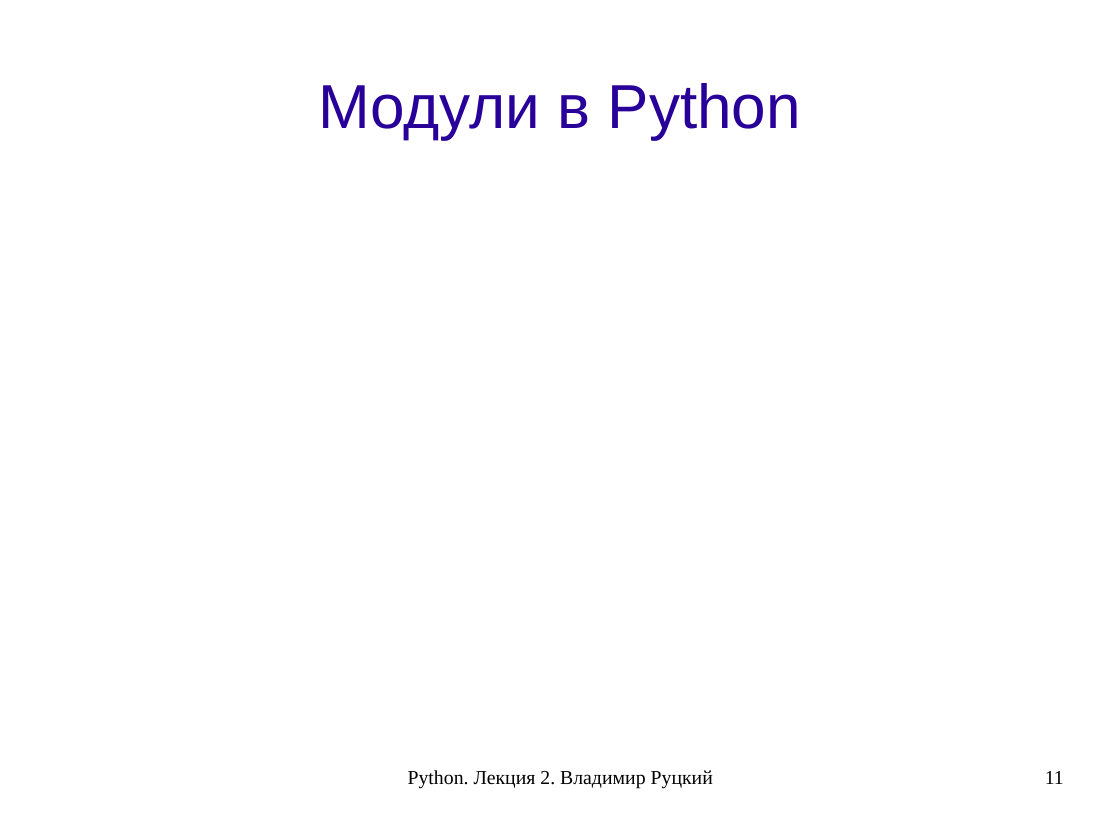
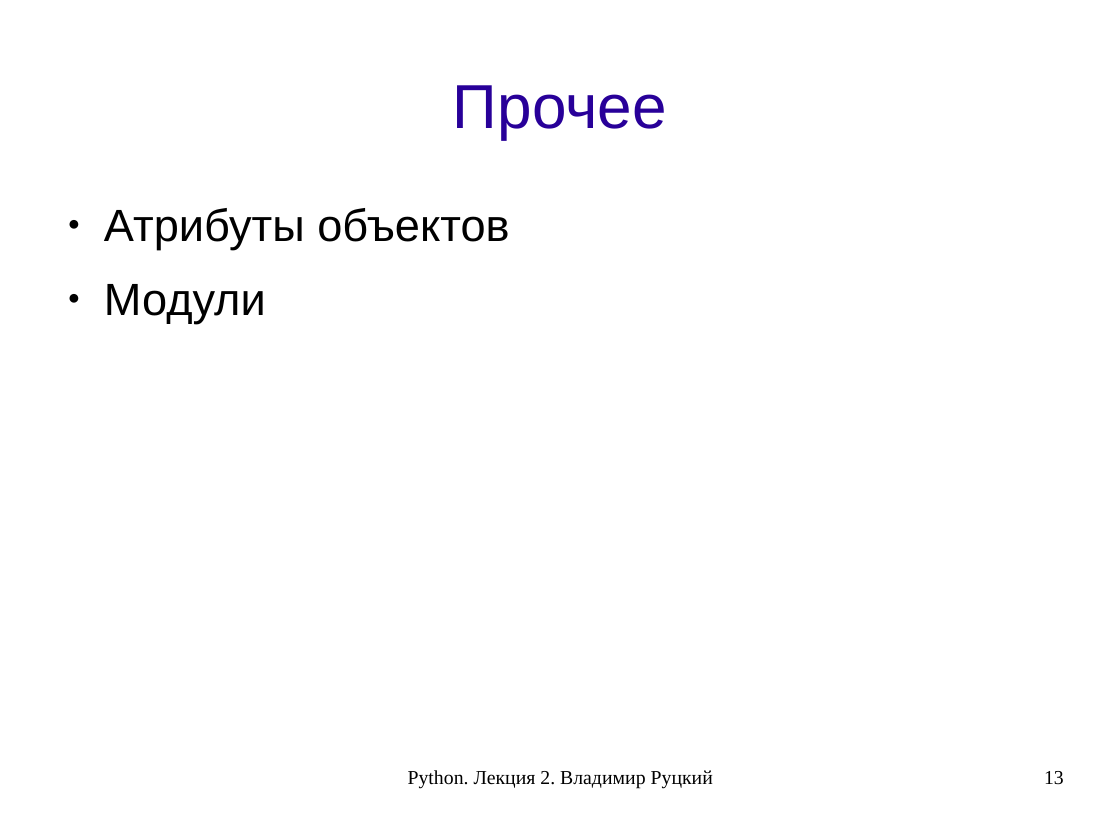
Before and after one commit to rutsky/python-course, a slide deck: slide 13 of 01_classes_modules.odp (slide 11 before the commit). Drawn at 1120x840 pixels with LibreOffice and Linux fonts; fonts in the diff are those of the drawing. Boxes give left, top, right and bottom in pixels: in the first picture for what was removed or moved away, otherwise in the second. Text is boxed around its words. In the diff, an @@ line names an element or a change of style, - is before the commit and + after.

Commit message:
02: finish

```diff
--- a/01_classes_modules.odp
+++ b/01_classes_modules.odp
@@ title at [453, 85, 667, 139]: text changed @@
-Модули в Python
+Прочее
@@ text added at [104, 208, 509, 324], 32 pt, text #000000 @@
+● Атрибуты объектов
+● Модули
@@ page number at [1044, 771, 1064, 785]: text changed @@
-11
+13
```
Also in this commit, not shown: 3 other slides changed, 1 slide added.
